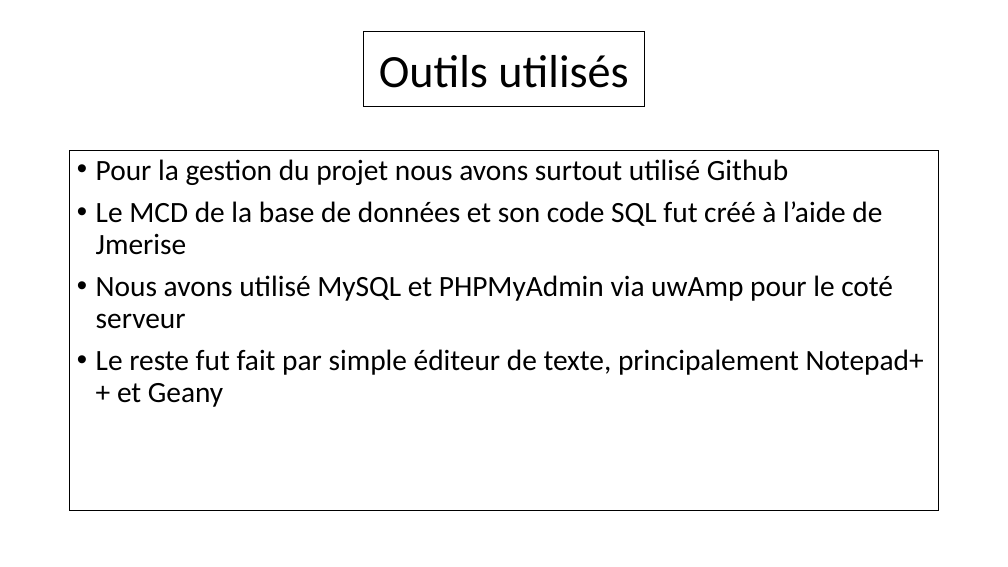
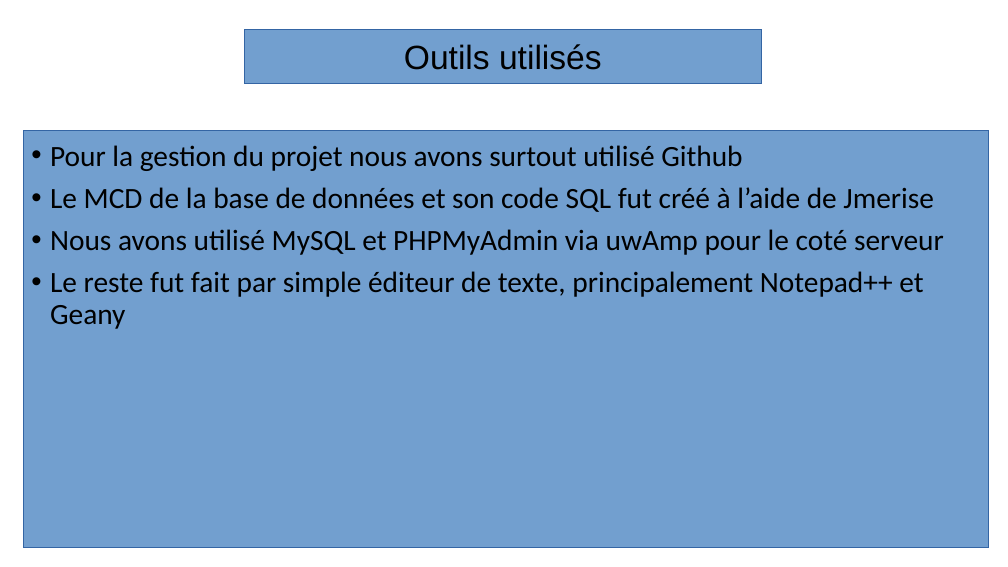
Before and after one commit to Ganti7/Carmania, a slide deck: slide 15 of documentation/diapo_PIA.odp (slide 11 before the commit). Drawn at 1008x567 pixels with LibreOffice and Linux fonts; fonts in the diff are those of the drawing; background and template pictures are left out. Boxes give left, top, right and bottom in pixels: in the first picture for what was removed or moved away, otherwise in the second. Text is boxed around its words. In the diff, an @@ line names an element or a change of style, - is before the commit and + after.

```diff
--- a/documentation/diapo_PIA.odp
+++ b/documentation/diapo_PIA.odp
@@ rectangle "Outils utilisés": place and size @@
-rectangle "Outils utilisés" at [364, 32, 644, 107]
+rectangle "Outils utilisés" at [244, 29, 762, 83]
@@ rectangle "Outils utilisés" at [244, 29, 762, 83]: size 44 to 32 pt, font Calibri to Arial; title to rectangle; fill #FFFFFF to #729FCF; outline #000000 0.99 pt to #3465A4 0 pt @@
@@ text "Pour la gestion du projet ...": place and size @@
-text "Pour la gestion du projet ..." at [70, 151, 939, 511]
+text "Pour la gestion du projet ..." at [50, 145, 944, 329]
@@ text "Pour la gestion du projet ..." at [50, 145, 944, 329]: fill #FFFFFF to none; outline #000000 0.99 pt to none @@
@@ rectangle added at [23, 131, 988, 547], fill #729FCF, outline #3465A4 0 pt @@
```
Also in this commit, not shown: 13 other slides changed, 4 slides added, 1 slide removed, 1 other file.
